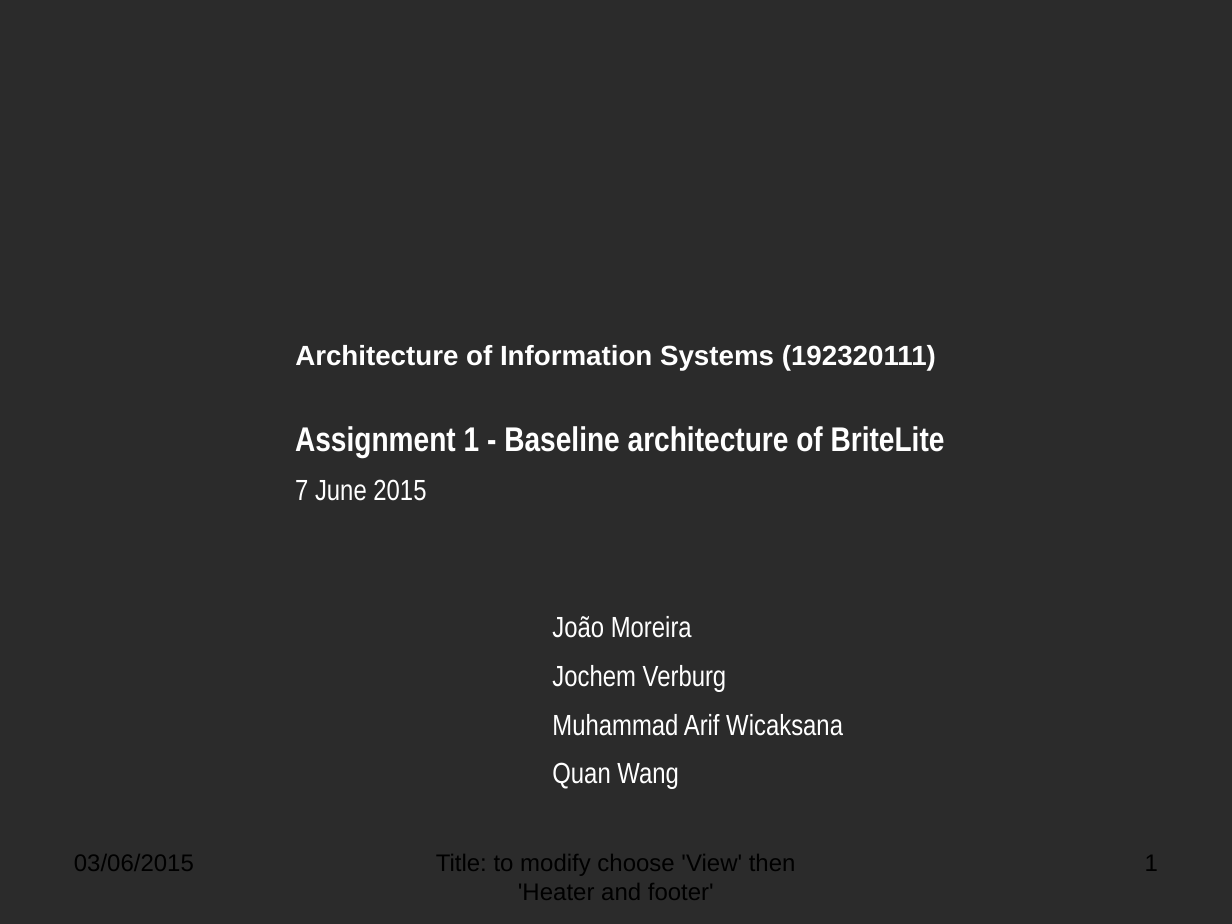
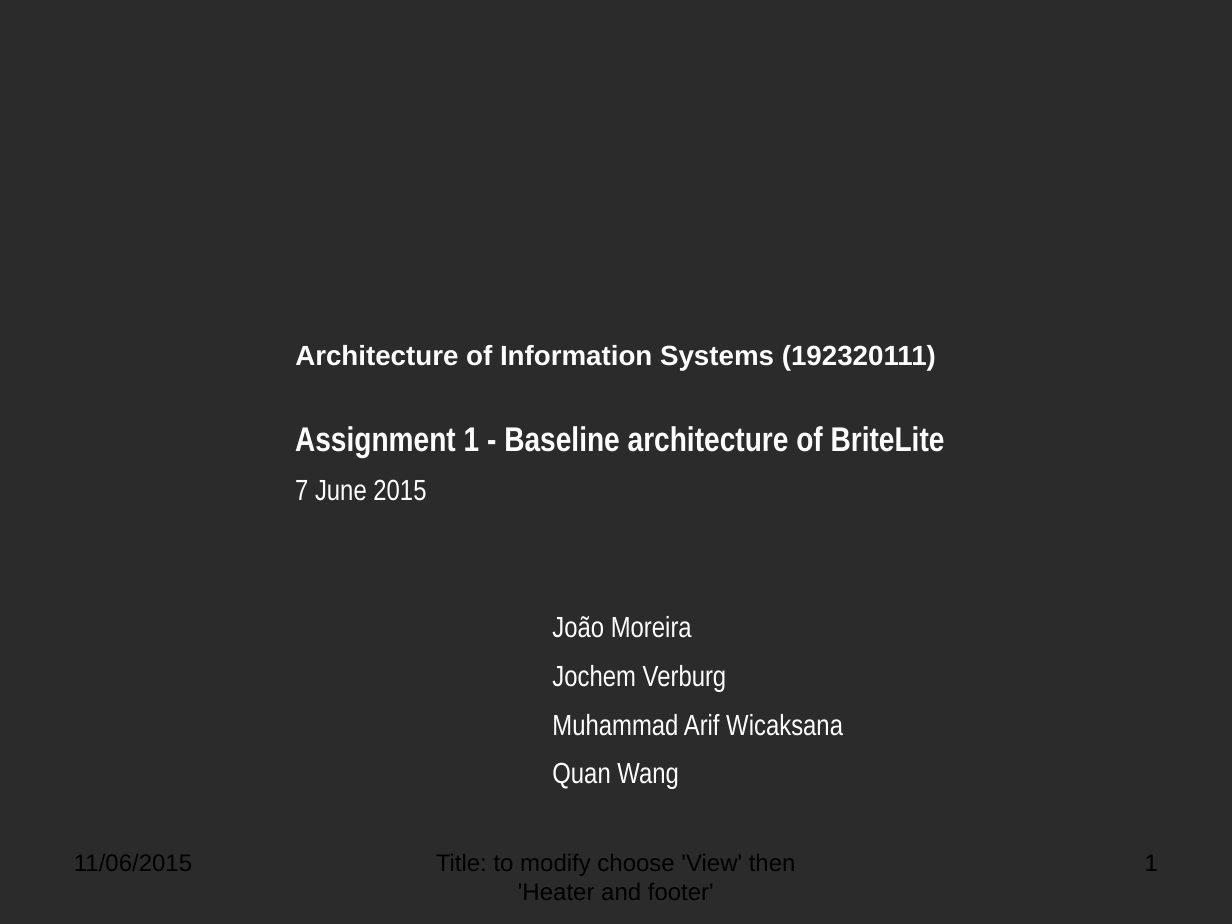
Before and after one commit to jochemverburg/AISProject, a slide deck: slide 1 of AIS_Assignment_2015_BaselineArch.ppt. Drawn at 1232x924 pixels with LibreOffice and Linux fonts; fonts in the diff are those of the drawing; background and template pictures are left out; a plain dark background stands for a picture behind light text. Boxes give left, top, right and bottom in pixels: in the first picture for what was removed or moved away, otherwise in the second. Text is boxed around its words. In the diff, an @@ line names an element or a change of style, - is before the commit and + after.

```diff
--- a/AIS_Assignment_2015_BaselineArch.ppt
+++ b/AIS_Assignment_2015_BaselineArch.ppt
@@ text at (x1=74, y1=854, x2=192, y2=871): text changed @@
-03/06/2015
+11/06/2015
```
Also in this commit, not shown: 1 slide added, 3 other files.
